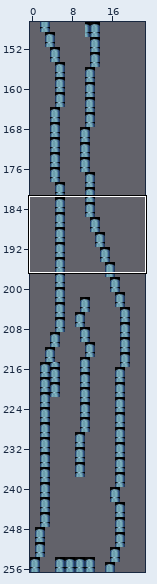
Tiled map -- Levels/MapAssets/leveltmxfiles/level6.tmx. Above, an overview of the earlier version with the close-up marked.
Close-up. Old version:
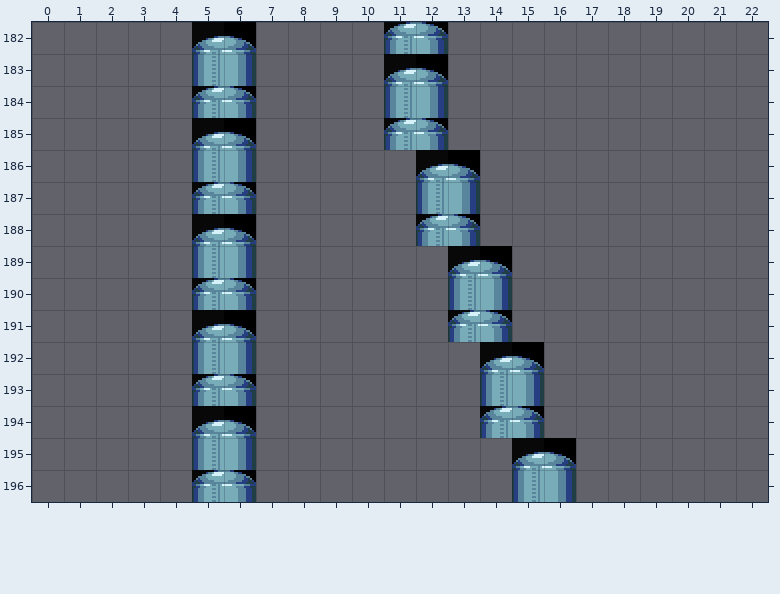
Cells are 16x16 px. Shown: x 0..22, y 182..196. The commit also changed other parts of the map, which this record leaves out.
After the commit:
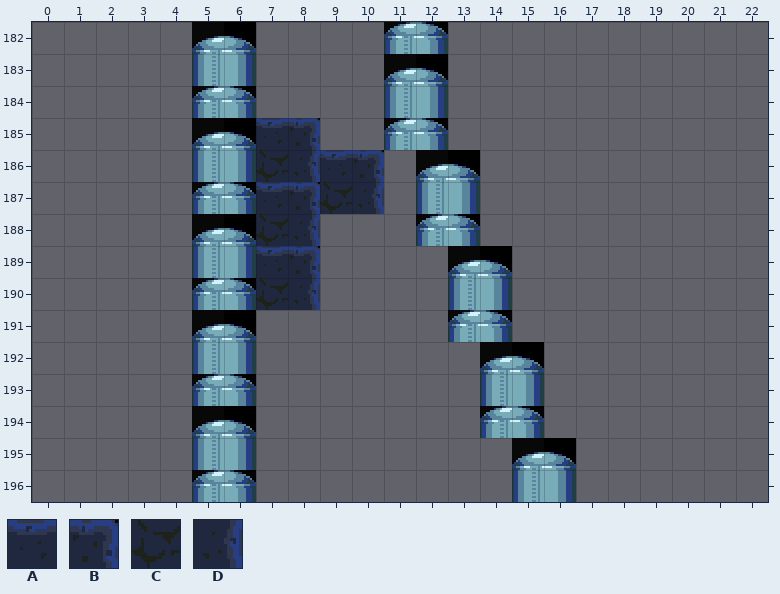
Key: from "spaceshooter": A 1, B 2, C 41, D 42.
_ is an empty cell, . an unchanged one.
Change:
--- layer "background"
@@ x 7..10 @@
-185 __..
-186 ____
-187 ____
-188 __..
-189 __..
-190 __..
+185 AB..
+186 CDAB
+187 ABCD
+188 CD..
+189 AB..
+190 CD..
